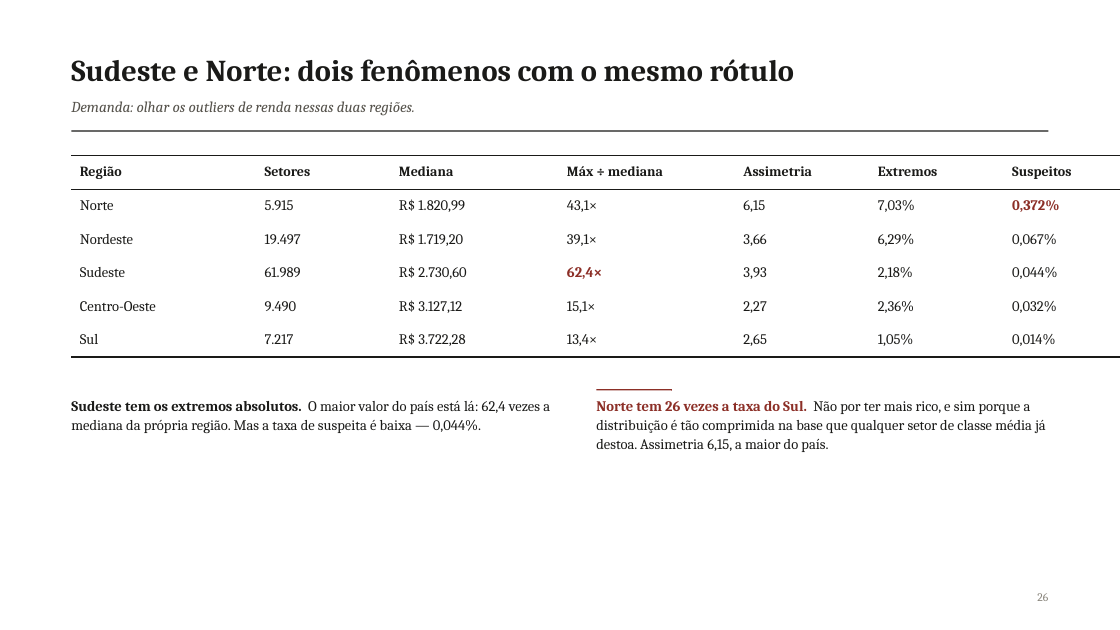
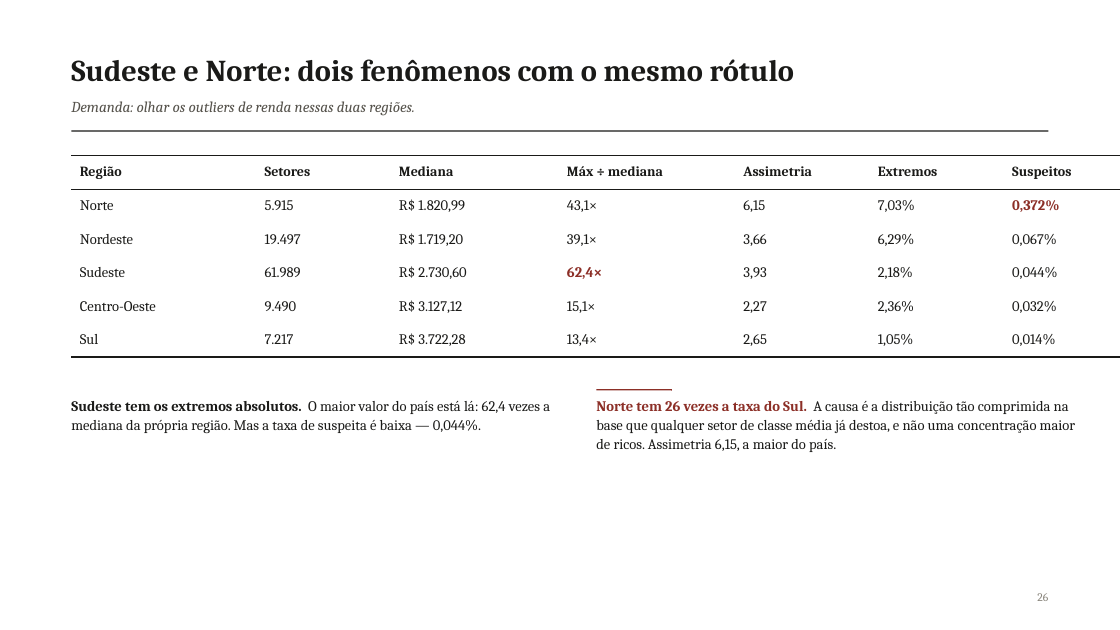
Before and after one commit to pedrinndias/Projeto_IVS_Censo, a slide deck: slide 24 of docs/Apresentacoes_IVS/historico/2026-08-21_EDA_Central_1a_rodada.pptx (slide 26 before the commit). Drawn at 1120x630 pixels with LibreOffice and Linux fonts; fonts in the diff are those of the drawing. Boxes give left, top, right and bottom in pixels: in the first picture for what was removed or moved away, otherwise in the second. Text is boxed around its words. In the diff, an @@ line names an element or a change of style, - is before the commit and + after.

```diff
--- a/docs/Apresentacoes_IVS/historico/2026-08-21_EDA_Central_1a_rodada.pptx
+++ b/docs/Apresentacoes_IVS/historico/2026-08-21_EDA_Central_1a_rodada.pptx
@@ text at [596, 401, 1075, 452]: text changed @@
-Norte tem 26 vezes a taxa do Sul. Não por ter mais rico, e sim porque a distribuição é tão comprimida na base que qualquer setor de classe média já destoa. Assimetria 6,15, a maior do país.
+Norte tem 26 vezes a taxa do Sul. A causa é a distribuição tão comprimida na base que qualquer setor de classe média já destoa, e não uma concentração maior de ricos. Assimetria 6,15, a maior do país.
```
Also in this commit, not shown: 26 other slides changed, 7 slides removed, 3 other files.
